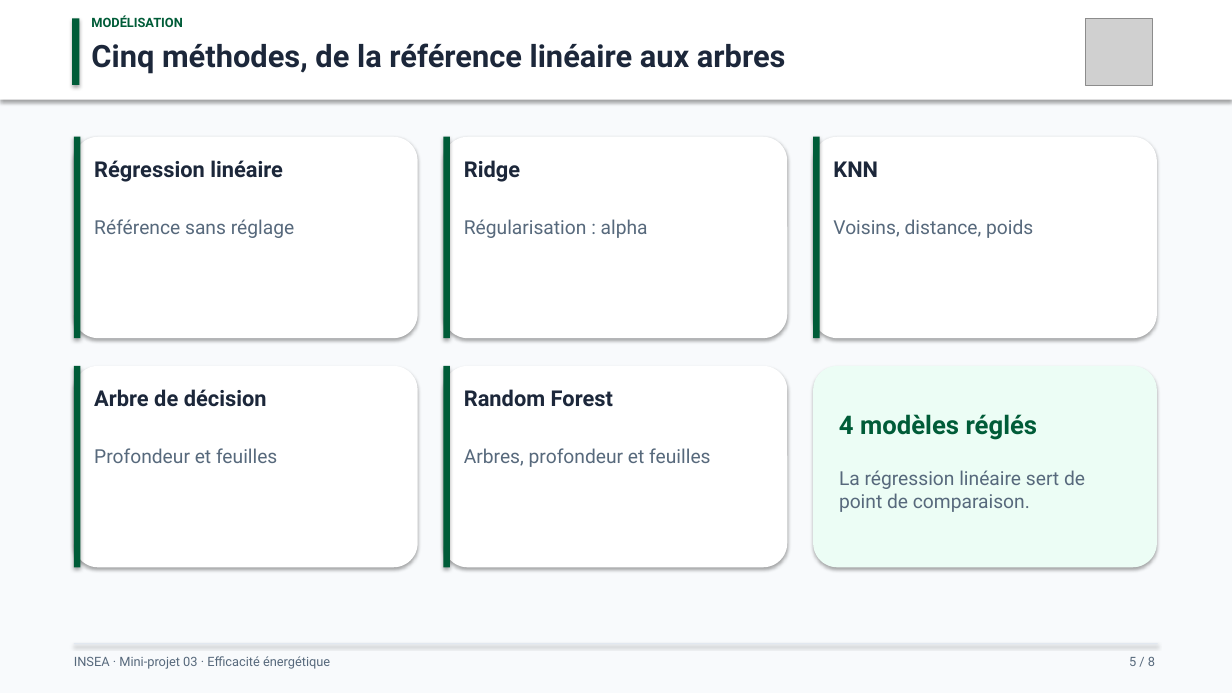
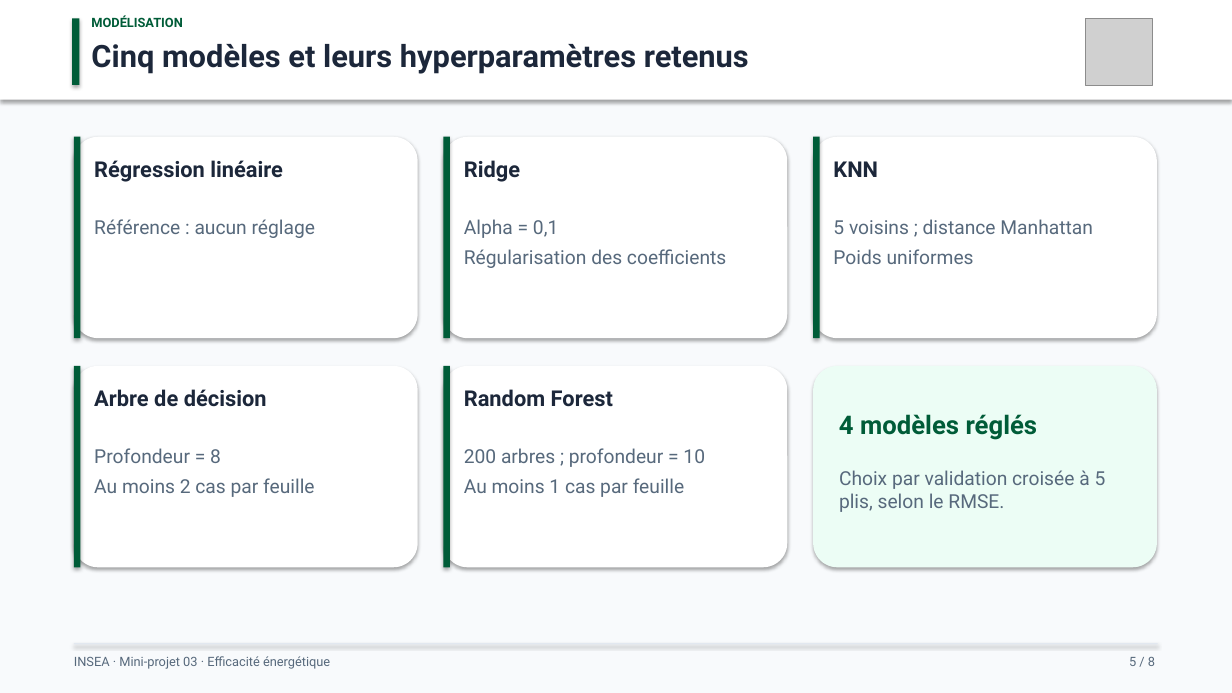
Before and after one commit to elassri538/insea-ml-energy-efficiency, a slide deck: slide 5 of Presentation_Projet_03.pptx. Drawn at 1232x693 pixels with LibreOffice and Linux fonts; fonts in the diff are those of the drawing; grey boxes stand for pictures. Boxes give left, top, right and bottom in pixels: in the first picture for what was removed or moved away, otherwise in the second. Text is boxed around its words. In the diff, an @@ line names an element or a change of style, - is before the commit and + after.

Commit message:
Afficher les hyperparamètres retenus sur la diapositive des modèles

```diff
--- a/Presentation_Projet_03.pptx
+++ b/Presentation_Projet_03.pptx
@@ text at bbox=[91, 44, 749, 74]: text changed @@
-Cinq méthodes, de la référence linéaire aux arbres
+Cinq modèles et leurs hyperparamètres retenus
@@ text at bbox=[94, 219, 315, 238]: text changed @@
-Référence sans réglage
+Référence : aucun réglage
@@ text at bbox=[464, 219, 726, 268]: text changed @@
-Régularisation : alpha
+Alpha = 0,1
+Régularisation des coefficients
@@ text at bbox=[833, 219, 1093, 264]: text changed @@
-Voisins, distance, poids
+5 voisins ; distance Manhattan
+Poids uniformes
@@ text at bbox=[94, 448, 314, 497]: text changed @@
-Profondeur et feuilles
+Profondeur = 8
+Au moins 2 cas par feuille
@@ text at bbox=[464, 448, 705, 497]: text changed @@
-Arbres, profondeur et feuilles
+200 arbres ; profondeur = 10
+Au moins 1 cas par feuille
@@ text at bbox=[839, 470, 1106, 512]: text changed @@
-La régression linéaire sert de point de comparaison.
+Choix par validation croisée à 5 plis, selon le RMSE.
```
Also in this commit, not shown: 1 other file.
